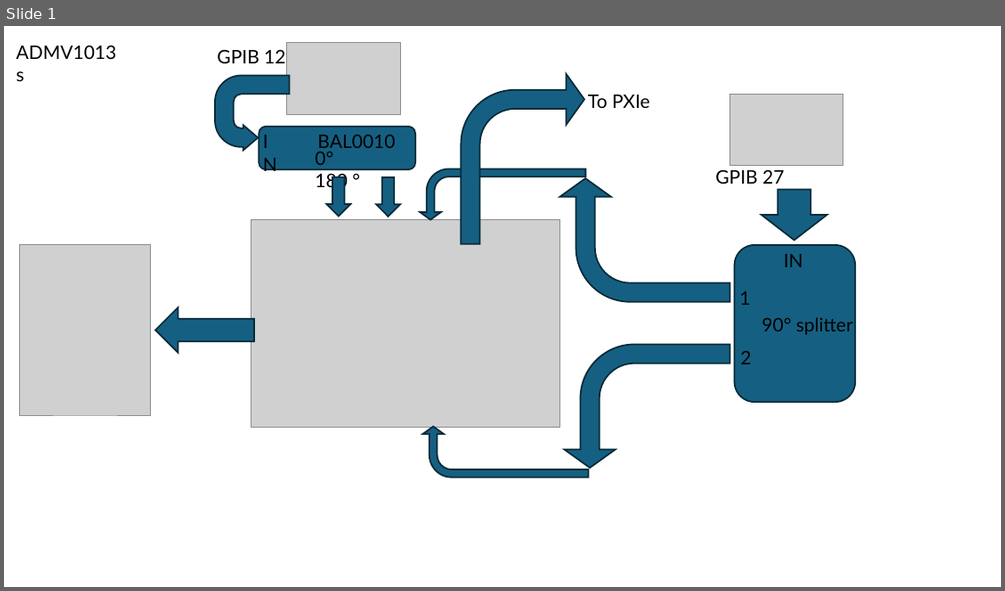
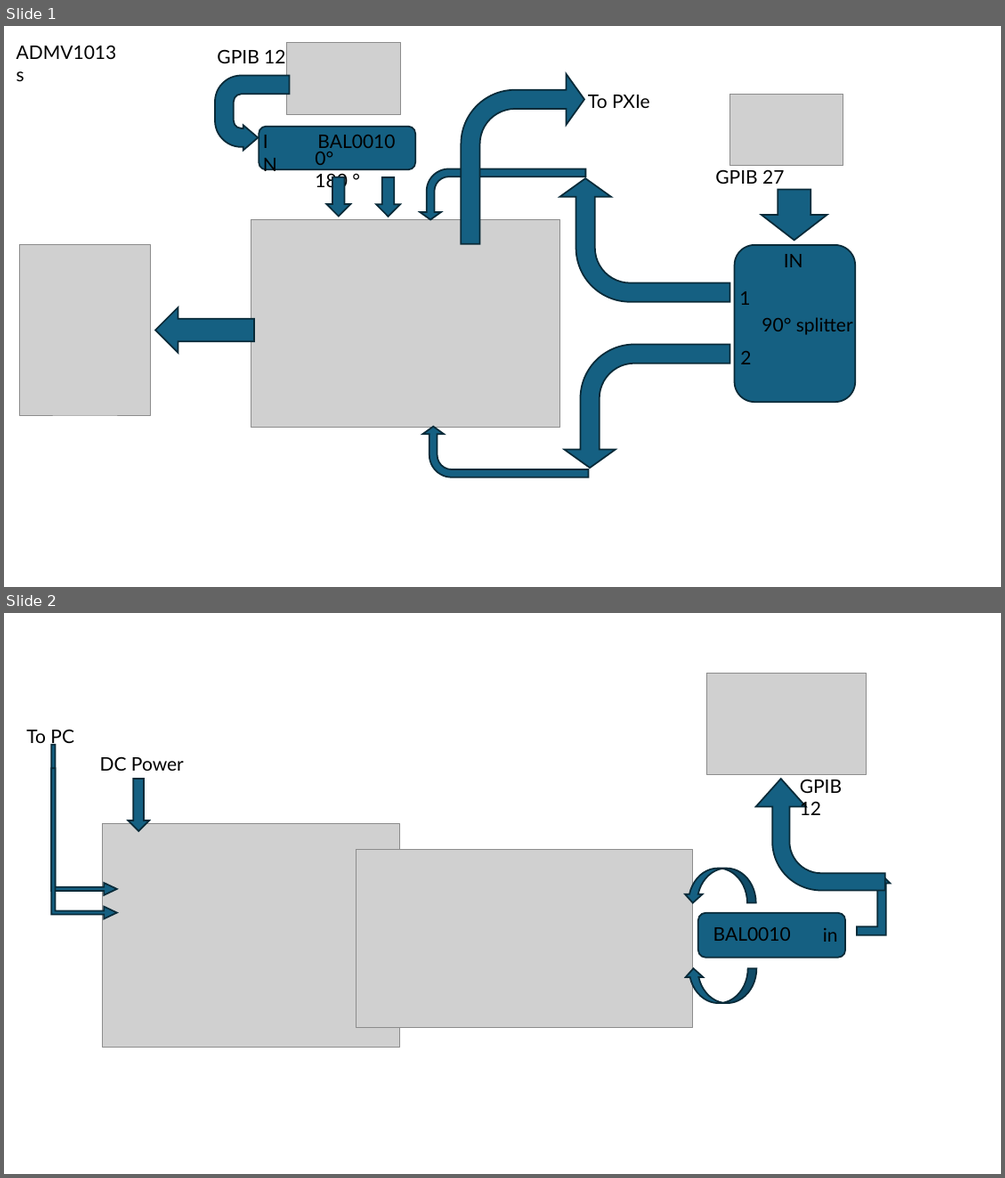
Before and after one commit to Mgentry301/Rad-Effects-Test-Software, a slide deck: Test Plans/Test Plan Diagrams.pptx. Shown one above the other, each under a label of ours: slide 1 before the commit, slides 1 and 2 after it. The pictures are 1005x591 and 1005x1178 pixels, drawn with LibreOffice and Linux fonts; fonts in the diff are those of the drawing; grey boxes stand for pictures. Boxes give left, top, right and bottom in pixels: in the first picture for what was removed or moved away, otherwise in the second. Text is boxed around its words. In the diff, an @@ line names an element or a change of style, - is before the commit and + after.

```diff
--- a/Test Plans/Test Plan Diagrams.pptx
+++ b/Test Plans/Test Plan Diagrams.pptx
@@ slide 2 added at (x1=4, y1=613, x2=1001, y2=1174), background #FFFFFF @@
@@ group added at (x1=26, y1=673, x2=890, y2=1046): 5 texts, 3 pictures, 3 bent up arrows, 2 curved down arrows, 1 down arrow, 1 rounded rectangle, 1 bent arrow @@
+To PC
+DC Power
+BAL0010
+in
+GPIB 12
```
Also in this commit, not shown: 5 other files.
